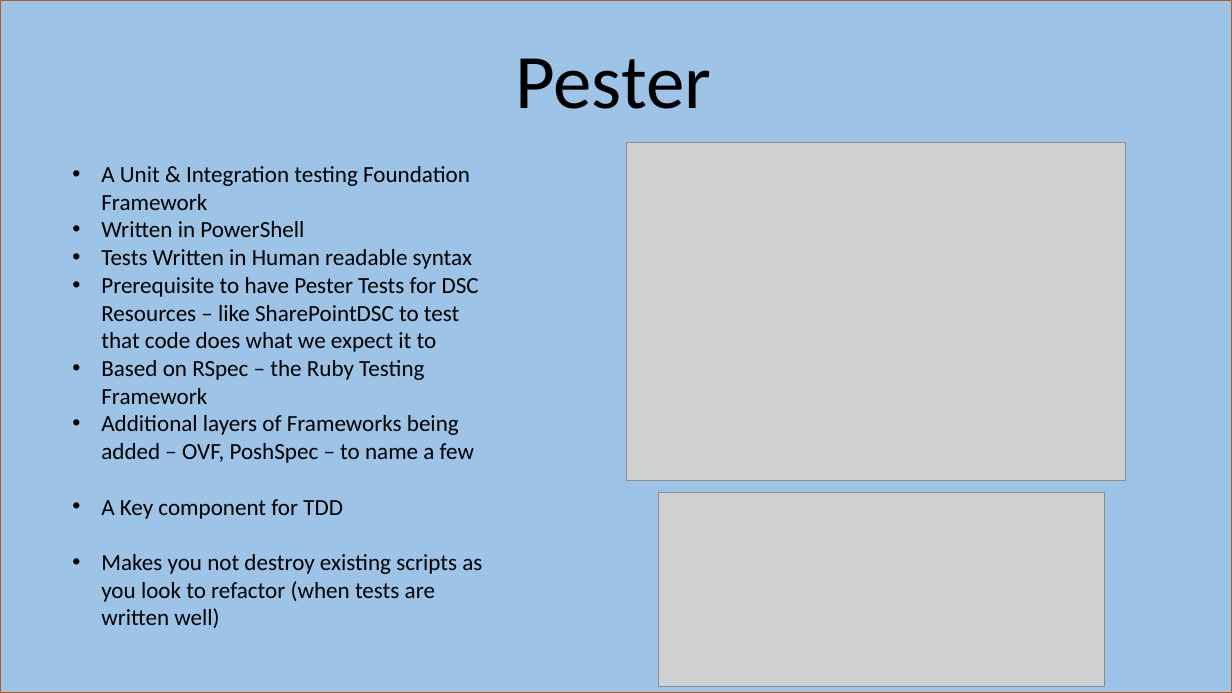
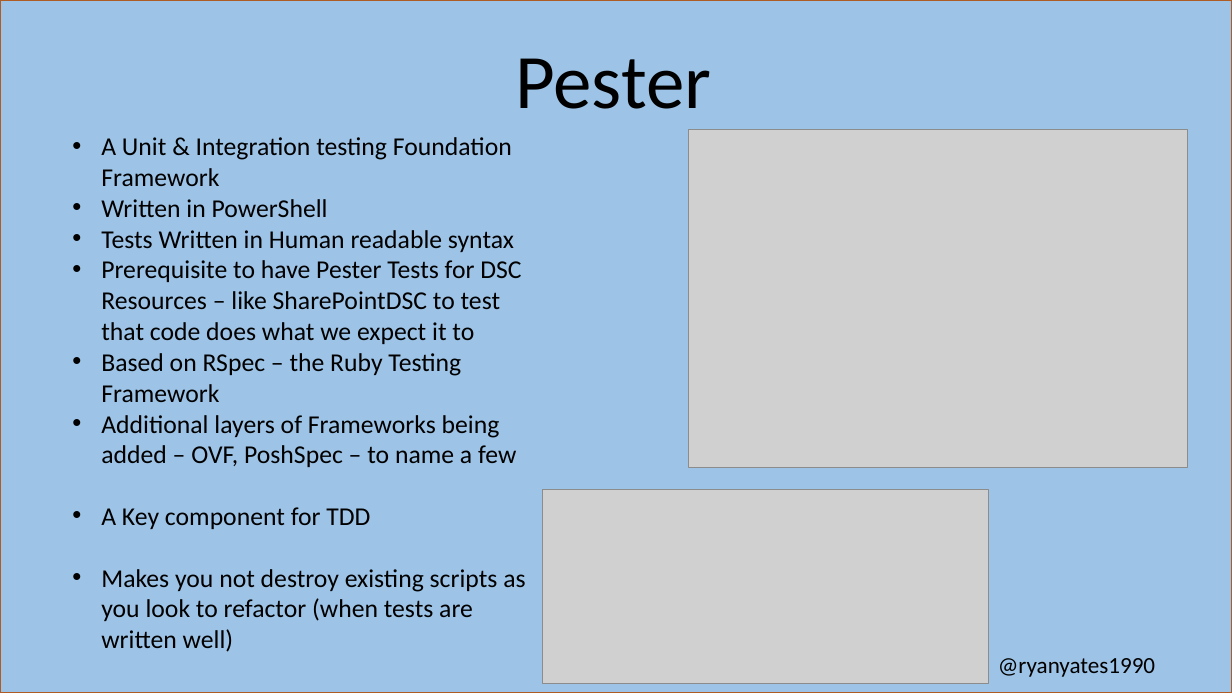
Before and after one commit to kilasuit/Presentations, a slide deck: slide 9 of Teaching The It Pro How to Dev/Teaching the ITPro how to Dev.pptx (slide 8 before the commit). Drawn at 1232x693 pixels with LibreOffice and Linux fonts; fonts in the diff are those of the drawing; grey boxes stand for pictures. Boxes give left, top, right and bottom in pixels: in the first picture for what was removed or moved away, otherwise in the second. Text is boxed around its words. In the diff, an @@ line names an element or a change of style, - is before the commit and + after.

```diff
--- a/Teaching The It Pro How to Dev/Teaching the ITPro how to Dev.pptx
+++ b/Teaching The It Pro How to Dev/Teaching the ITPro how to Dev.pptx
@@ text "A Unit & Integration testing ..." moved from (x1=101, y1=166, x2=482, y2=628) to (x1=101, y1=137, x2=525, y2=652) @@
@@ text "A Unit & Integration testing ..." at (x1=101, y1=137, x2=525, y2=652): size 18 to 20 pt @@
@@ picture moved from (x1=627, y1=142, x2=1126, y2=481) to (x1=689, y1=130, x2=1188, y2=469) @@
@@ picture moved from (x1=658, y1=493, x2=1104, y2=687) to (x1=543, y1=490, x2=989, y2=684) @@
@@ text added at (x1=998, y1=658, x2=1155, y2=677), 18 pt, text #000000 @@
+@ryanyates1990
```
Also in this commit, not shown: 8 other slides changed, 1 slide added.
